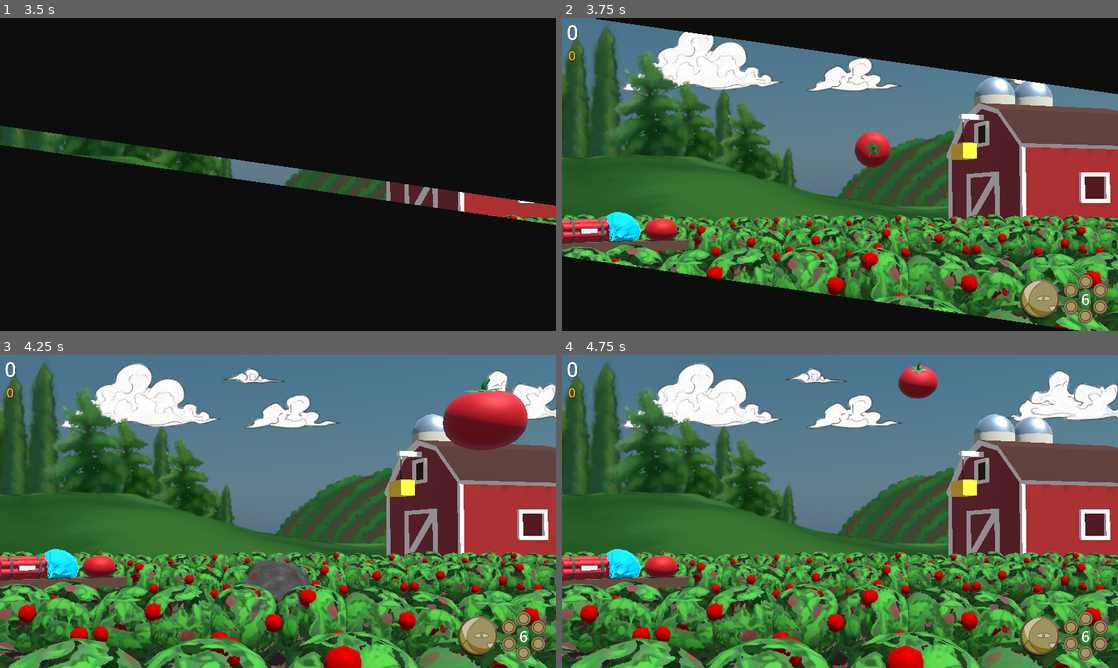
Above: before the commit, frames 1-4 (two rows, left to right).
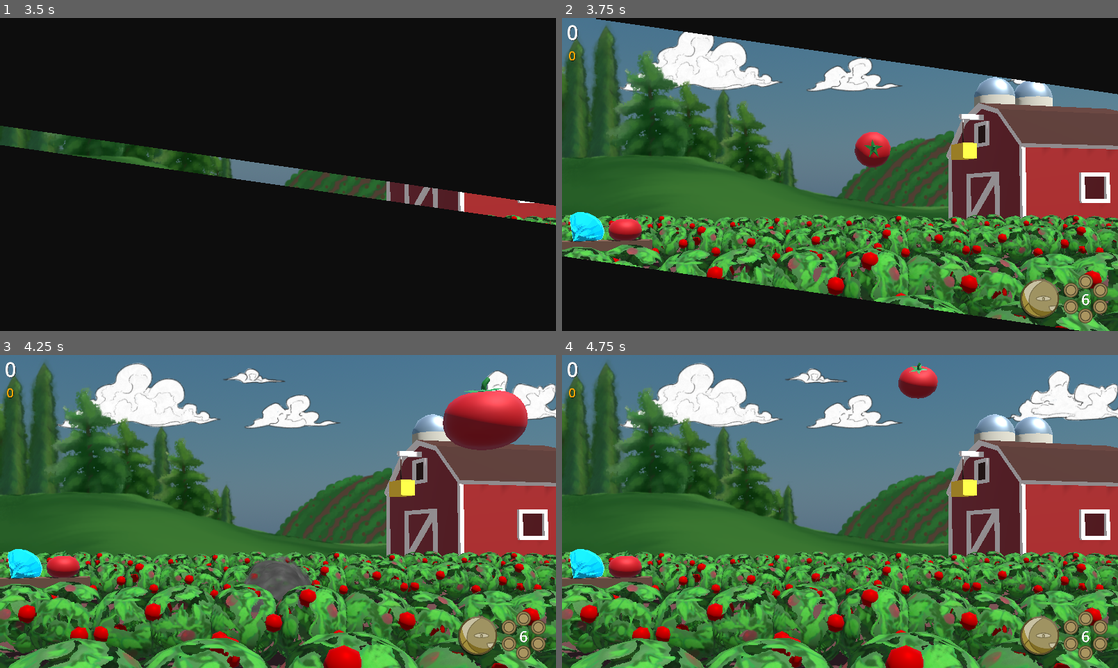
Above: after the commit, the same moments.

Repository: sssssmt/Doki_Jam
Game: Godot game, scene res://scenes/main.tscn
The game is run twice, just before and just after one commit, with the same random seed, the same clock (stepped at 60 frames per second) and the same inputs.
Inputs (mouse positions are in pixels of both pictures, inside the frame that each line leads up to):
- Up to frame 1 (3.5 s): tap Enter at 0.5 s; move the mouse to (400, 158) at 0.52 s; press the mouse at (400, 158) at 0.53 s; right-click (400, 158) at 0.8 s; move the mouse to (166, 190) at 1.27 s; release the mouse at (166, 190) at 1.28 s; right-click (166, 190) at 1.35 s; click (166, 190) at 1.55 s; click "Play" at 2 s; move the mouse to (333, 105) at 2.77 s; press the mouse at (333, 105) at 2.78 s; right-click (333, 105) at 3.05 s
- Up to frame 2 (3.75 s): move the mouse to (812, 237) at 3.52 s; release the mouse at (812, 237) at 3.53 s; right-click (812, 237) at 3.6 s
- Up to frame 3 (4.25 s): click (250, 574) at 3.8 s
- Up to frame 4 (4.75 s): move the mouse to (1006, 558) at 4.27 s; hold Space (launch_target) from 4.28 s (still down); click (1006, 558) at 4.42 s; right-click (1006, 558) at 4.55 s

Frame 1 is identical in both runs. In frame 2, 1.8% of the frame differs, in the area x 0-23%, y 62-75%; in frame 3, 1.8%, in the area x 0-23%, y 62-85%; in frame 4, 1.8%.

Commit message:
Crowki Item Drop

Diff:
--- a/doki-jam/scenes/UI/pause_menu.gd
+++ b/doki-jam/scenes/UI/pause_menu.gd
@@ -3,6 +3,15 @@
 signal resume_pressed
 signal settings_pressed
 signal quit_pressed
+
+
+func _physics_process(delta: float) -> void:
+	if visible:
+		if Input.mouse_mode == Input.MOUSE_MODE_CONFINED:
+			Input.mouse_mode = Input.MOUSE_MODE_VISIBLE
+	else:
+		if Input.mouse_mode == Input.MOUSE_MODE_VISIBLE:
+			Input.mouse_mode = Input.MOUSE_MODE_CONFINED
 
 
 func _on_resume_pressed() -> void:
--- a/doki-jam/scenes/actors/crowki.tscn
+++ b/doki-jam/scenes/actors/crowki.tscn
@@ -1,11 +1,42 @@
-[gd_scene load_steps=5 format=3 uid="uid://d0s1xawasxvb0"]
+[gd_scene load_steps=11 format=3 uid="uid://d0s1xawasxvb0"]
 
 [ext_resource type="PackedScene" uid="uid://d2lvnllieew3" path="res://scenes/targets/target.tscn" id="1_k7pv0"]
 [ext_resource type="PackedScene" uid="uid://4fxtpm60y8t7" path="res://assets/Models3D/dokibird_crowki_gltf/crowki.gltf" id="2_46xtn"]
 [ext_resource type="Script" uid="uid://66ot2aglsdts" path="res://scripts/crowki.gd" id="2_schu1"]
+[ext_resource type="Texture2D" uid="uid://xhgllxgnm5sa" path="res://assets/Particles/sparkle.png" id="4_2qfl6"]
 
 [sub_resource type="CapsuleShape3D" id="CapsuleShape3D_46xtn"]
 height = 1.69182
+
+[sub_resource type="Curve" id="Curve_2qfl6"]
+_data = [Vector2(0, 0), 0.0, 0.0, 0, 0, Vector2(0.0476191, 1), 0.0, 0.0, 0, 0, Vector2(1, 0), -2.6545, 0.0, 0, 0]
+point_count = 3
+
+[sub_resource type="CurveTexture" id="CurveTexture_6waob"]
+curve = SubResource("Curve_2qfl6")
+
+[sub_resource type="ParticleProcessMaterial" id="ParticleProcessMaterial_6waob"]
+emission_shape_offset = Vector3(0, -0.26, 0)
+emission_shape_scale = Vector3(0.5, 0.5, 0.5)
+emission_shape = 1
+emission_sphere_radius = 1.0
+gravity = Vector3(0, -1, 0)
+damping_max = 1.0
+scale_min = 0.2
+scale_max = 0.6
+scale_curve = SubResource("CurveTexture_6waob")
+
+[sub_resource type="StandardMaterial3D" id="StandardMaterial3D_xx3ck"]
+transparency = 1
+shading_mode = 0
+albedo_texture = ExtResource("4_2qfl6")
+billboard_mode = 1
+billboard_keep_scale = true
+
+[sub_resource type="PlaneMesh" id="PlaneMesh_58a2d"]
+material = SubResource("StandardMaterial3D_xx3ck")
+size = Vector2(1, 1)
+orientation = 2
 
 [node name="Crowki" instance=ExtResource("1_k7pv0")]
 script = ExtResource("2_schu1")
@@ -31,4 +62,22 @@
 [node name="Object_32" parent="CollisionShape3D/Sketchfab_Scene/Sketchfab_model/Doki bird_fbx/Object_2/RootNode/blackbird_rig/n_anchor/Armature/Object_26/Skeleton3D" index="3"]
 visible = false
 
+[node name="Lifetime" parent="." index="2"]
+autostart = false
+
+[node name="ShinyParticles" type="GPUParticles3D" parent="." index="4"]
+emitting = false
+amount = 15
+lifetime = 1.5
+one_shot = true
+explosiveness = 0.9
+process_material = SubResource("ParticleProcessMaterial_6waob")
+draw_pass_1 = SubResource("PlaneMesh_58a2d")
+
+[node name="Cooldown" type="Timer" parent="." index="5"]
+wait_time = 20.0
+one_shot = true
+
+[connection signal="timeout" from="Cooldown" to="." method="_on_cooldown_timeout"]
+
 [editable path="CollisionShape3D/Sketchfab_Scene"]
--- a/doki-jam/scenes/shooting_gallery.tscn
+++ b/doki-jam/scenes/shooting_gallery.tscn
@@ -1,11 +1,9 @@
-[gd_scene load_steps=30 format=3 uid="uid://0l12uov6bv0e"]
+[gd_scene load_steps=28 format=3 uid="uid://0l12uov6bv0e"]
 
 [ext_resource type="Script" uid="uid://tvpq5l66pbmc" path="res://scenes/shooting_gallery.gd" id="1_g7gi1"]
 [ext_resource type="Script" uid="uid://dpy3ca30ukscp" path="res://scripts/target_launcher.gd" id="2_enf6l"]
-[ext_resource type="PackedScene" uid="uid://lo3edku4tns2" path="res://assets/Models3D/dynamite.glb" id="3_enf6l"]
 [ext_resource type="PackedScene" uid="uid://54rd3v61juur" path="res://scenes/targets/diamond.tscn" id="3_pv1l8"]
 [ext_resource type="PackedScene" uid="uid://cau7mapc6llsc" path="res://scenes/targets/tomato.tscn" id="4_e88m4"]
-[ext_resource type="Material" uid="uid://ncb4ceby0t7n" path="res://shaders/outline_material.tres" id="5_aidik"]
 [ext_resource type="Script" uid="uid://c6qre87icdj8j" path="res://floor_area.gd" id="5_e88m4"]
 [ext_resource type="Script" uid="uid://b2os8um20iofe" path="res://scripts/hud.gd" id="7_wuck5"]
 [ext_resource type="Texture2D" uid="uid://dtcngpn5gvu7g" path="res://assets/cloud_1.png" id="8_0fny8"]
@@ -33,10 +31,11 @@
 script/source = "extends Marker3D
 
 @export var spinning: bool = true
+@export var speed: float = 0.4
 
 func _process(delta: float) -> void:
 	if spinning:
-		rotate(Vector3.UP, delta * 0.4)
+		rotate(Vector3.UP, delta * speed)
 "
 
 [sub_resource type="Gradient" id="Gradient_0wfyh"]
@@ -169,19 +168,9 @@
 transform = Transform3D(0.997465, -0.0711667, 0, 0.0711667, 0.997465, 0, 0, 0, 1, 4.29917, -0.420921, -5.23761)
 
 [node name="Shelf" type="CSGBox3D" parent="Map"]
-transform = Transform3D(0.932191, 0, 0.361966, 0, 1, 0, -0.361966, 0, 0.932191, -2.36022, 0.00206131, -3.11148)
+transform = Transform3D(0.932191, 0, 0.361966, 0, 1, 0, -0.361966, 0, 0.932191, -2.76, 0.002, -3.111)
 size = Vector3(1.37183, 0.104492, 0.23877)
 material = SubResource("StandardMaterial3D_0p72i")
-
-[node name="dynamite" parent="Map/Shelf" instance=ExtResource("3_enf6l")]
-transform = Transform3D(0.381071, -0.924546, 2.22509e-08, -2.63062e-08, -3.49095e-08, -1, 0.924546, 0.38107, -3.76242e-08, -0.381, 0.171, -0.013)
-
-[node name="Cylinder" parent="Map/Shelf/dynamite" index="0"]
-transform = Transform3D(1, 4.36557e-11, 0, 0, 1, 1.16415e-10, -2.98023e-08, -1.16415e-10, 1, 0, 0, -0.1)
-material_overlay = ExtResource("5_aidik")
-
-[node name="BezierCurve" parent="Map/Shelf/dynamite" index="1"]
-transform = Transform3D(1, 0, 0, 1.45519e-11, 1, 0, -1.49012e-08, 0, 1, 0, 0, 0)
 
 [node name="Diamond" parent="Map/Shelf" instance=ExtResource("3_pv1l8")]
 transform = Transform3D(0.805723, 0.521422, -0.280945, -0.128421, 0.616844, 0.776538, 0.578203, -0.589595, 0.563967, -0.0430691, 0.145552, -0.00128102)
@@ -320,11 +309,12 @@
 [node name="Actors" type="Node3D" parent="."]
 
 [node name="SpinMarker" type="Marker3D" parent="Actors"]
-transform = Transform3D(0.999743, 0, 0.0226873, 0, 1, 0, -0.0226873, 0, 0.999743, 0, 0, 0)
+transform = Transform3D(0.779338, 0, 0.626604, 0, 1, 0, -0.626604, 0, 0.779338, 0, 0, 0)
 script = SubResource("GDScript_yu0e5")
+speed = 0.35
 
 [node name="Crowki" parent="Actors/SpinMarker" instance=ExtResource("17_yu0e5")]
-transform = Transform3D(-2.58777e-08, -3.52282e-08, -1, -0.805928, 0.592013, 0, 0.592013, 0.805928, -4.37114e-08, 0.364, 4.81, -10.926)
+transform = Transform3D(-2.58777e-08, -3.52282e-08, -1, -0.805928, 0.592013, 0, 0.592013, 0.805928, -4.37114e-08, 0.364, 4.8, -10.926)
 freeze = true
 
 [node name="Targets" type="Node3D" parent="."]
@@ -464,5 +454,3 @@
 
 [connection signal="body_entered" from="Map/FloorArea" to="Map/FloorArea" method="_on_body_entered"]
 [connection signal="timeout" from="TargetLauncher/Timer" to="TargetLauncher" method="_on_timer_timeout"]
-
-[editable path="Map/Shelf/dynamite"]
--- a/doki-jam/scripts/crowki.gd
+++ b/doki-jam/scripts/crowki.gd
@@ -1,5 +1,39 @@
 extends Target
 
+@onready var shiny_particles: GPUParticles3D = $ShinyParticles
+@onready var cooldown: Timer = $Cooldown
+
+var can_be_shot: bool = true
 
 func on_hit():
-	print("drops a shiny")
+	super()
+	if can_be_shot:
+		if Global.ricochet_token:
+			Global.bullets += 1
+		else:
+			Global.ricochet_token += 1
+
+		shiny_particles.restart()
+		deactivate()
+
+
+func tween_y(final_value: float):
+	var tween = create_tween()
+	tween.set_ease(Tween.EASE_IN_OUT)
+	tween.set_trans(Tween.TRANS_CUBIC)
+	tween.tween_property(self, "position:y", final_value, 3.0)
+
+
+func deactivate():
+	can_be_shot = false
+	tween_y(10.0)
+	cooldown.start()
+
+
+func activate():
+	can_be_shot = true
+	tween_y(4.8)
+
+
+func _on_cooldown_timeout() -> void:
+	activate()
--- a/doki-jam/scripts/global.gd
+++ b/doki-jam/scripts/global.gd
@@ -64,6 +64,13 @@
 
 func _set_ricochet_token(value):
 	ricochet_token = clampi(value, 0, 1)
+
+	if hud:
+		var hud_token = hud.token
+		if ricochet_token == 0:
+			hud_token.hide()
+		else:
+			hud_token.show()
 #endregion
 
 func _init() -> void:
@@ -162,6 +169,7 @@
 
 func try_another():
 	bullets = 6
+	ricochet_token = 1
 	combo = 0
 	multiplier = 0
 	score = 0
--- a/doki-jam/scripts/hud.gd
+++ b/doki-jam/scripts/hud.gd
@@ -6,6 +6,7 @@
 @onready var combo_label: Label = %ComboLabel
 @onready var multiplier_label: Label = %MultiplierLabel
 @onready var bullets: Control = $Bullets
+@onready var token: Sprite2D = $Token
 
 
 
--- a/doki-jam/scripts/target.gd
+++ b/doki-jam/scripts/target.gd
@@ -75,7 +75,7 @@
 
 # Overridden by inheritance
 func on_hit():
-	pass
+	Global.register_hit()
 
 
 ## Signals
@@ -83,17 +83,16 @@
 func _on_input_event(camera: Node, event: InputEvent, event_position: Vector3, normal: Vector3, shape_idx: int) -> void:
 	if event is InputEventMouseButton:
 		if event.is_action_pressed("fire"):
-			Global.register_hit()
 			on_hit()
 			if destructable:
 				destroy()
 		elif event.is_action_pressed("fire_ricochet"):
-			Global.register_hit()
 			on_hit()
 			if destructable:
 				destroy()
 			if can_trigger_ricochet:
 				if Global.ricochet_token:
+					Global.ricochet_token -= 1
 					ricochet()
 
 
Binary file added: doki-jam/assets/Particles/sparkle.png
Not shown, added: doki-jam/assets/Particles/sparkle.png.import
Not shown, changed: doki-jam/export_presets.cfg
